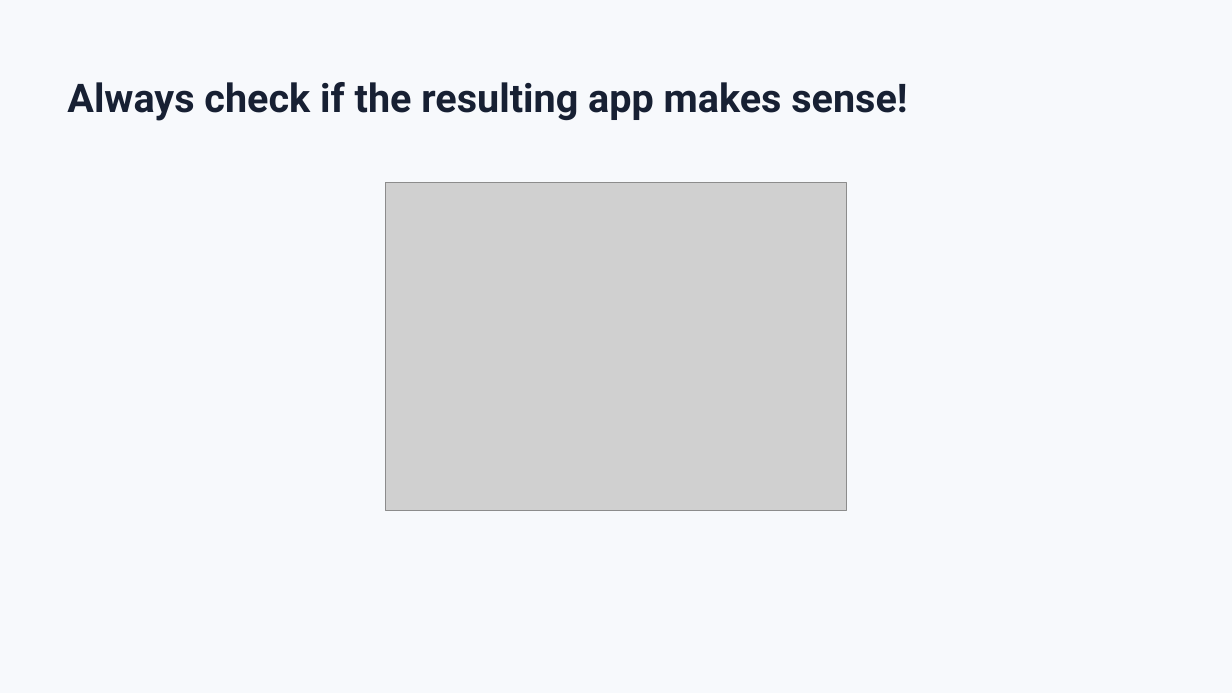
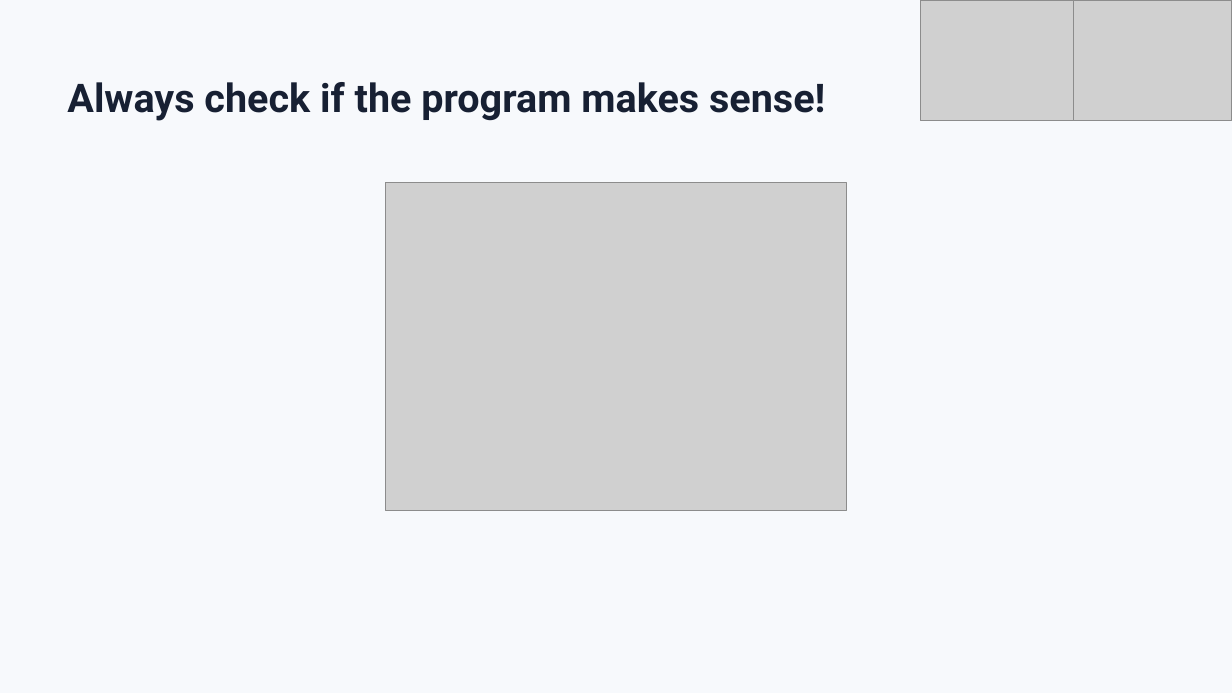
Before and after one commit to rbesenczi/my_ols, a slide deck: slide 11 of presentation/how_to_test_your_code.pptx (slide 9 before the commit). Drawn at 1232x693 pixels with LibreOffice and Linux fonts; fonts in the diff are those of the drawing; grey boxes stand for pictures. Boxes give left, top, right and bottom in pixels: in the first picture for what was removed or moved away, otherwise in the second. Text is boxed around its words. In the diff, an @@ line names an element or a change of style, - is before the commit and + after.

```diff
--- a/presentation/how_to_test_your_code.pptx
+++ b/presentation/how_to_test_your_code.pptx
@@ picture added at (921, 0, 1074, 121) @@
@@ picture added at (1074, 0, 1232, 121) @@
@@ text at (67, 82, 825, 121): text changed @@
-Always check if the resulting app makes sense!
+Always check if the program makes sense!
```
Also in this commit, not shown: 35 other slides changed, 11 slides added.
